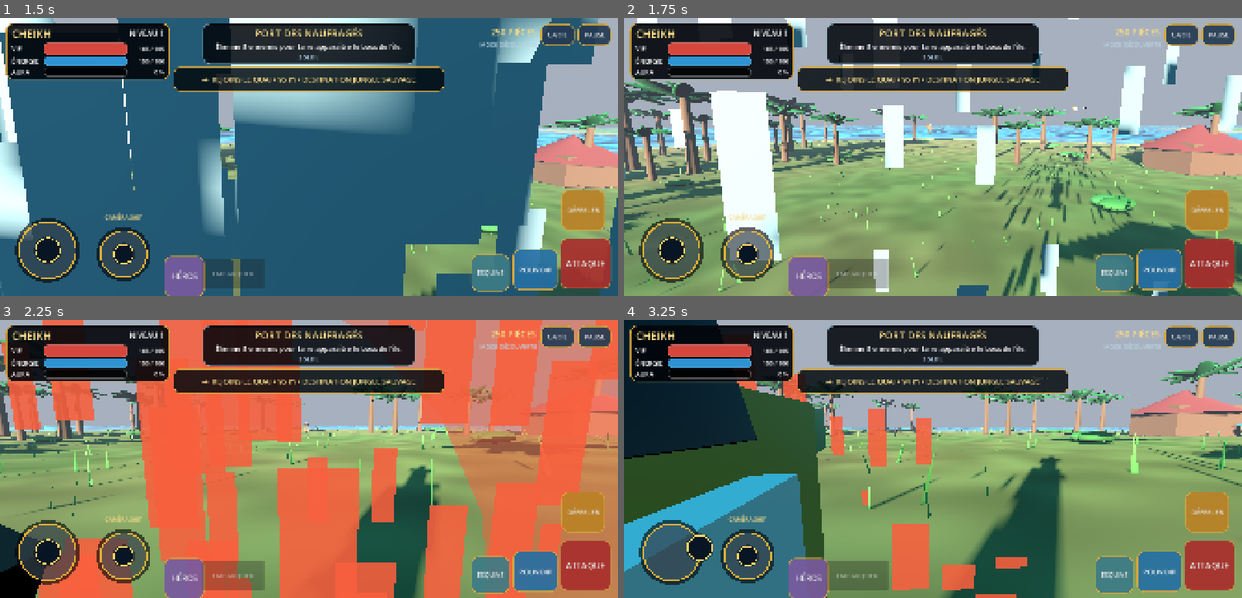
Above: before the commit, frames 1-4 (two rows, left to right).
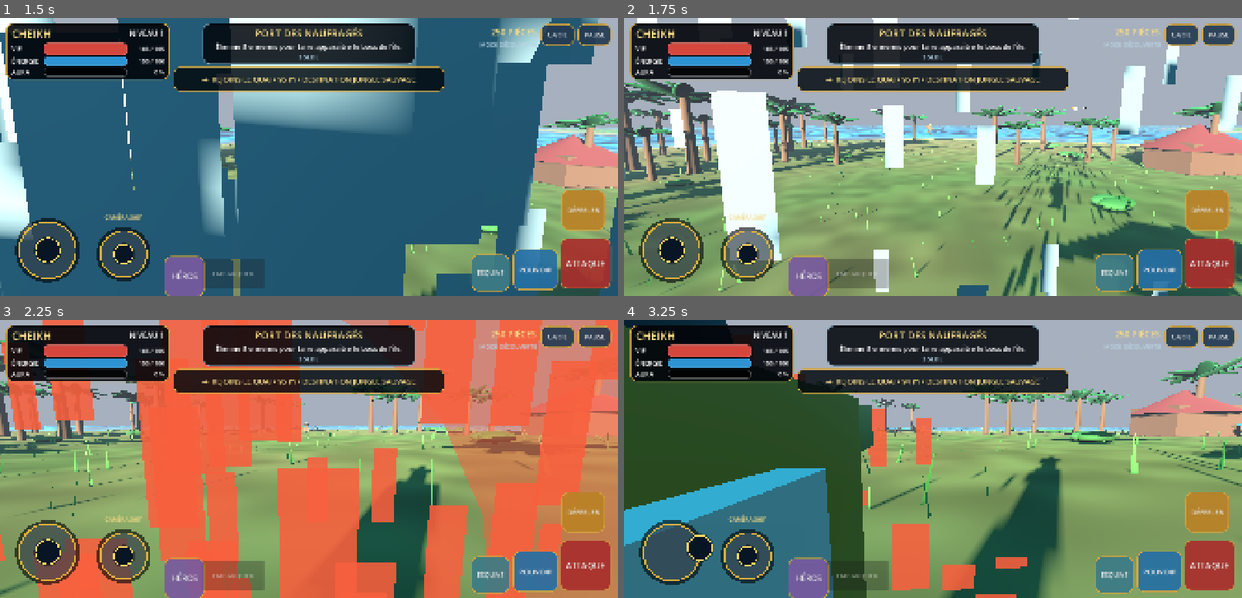
Above: after the commit, the same moments.

Repository: Chasmet/Chk-pirate-warrior-
Game: Godot game, scene res://scenes/main.tscn
Two runs of this game, one before a commit and one after it. Both use one fixed random seed, a clock stepped at 60 frames per second and the inputs below.
Inputs (mouse positions are in pixels of both pictures, inside the frame that each line leads up to):
- Up to frame 1 (1.5 s): click (123, 84) at 0.52 s; click "COMMENCER" at 1.25 s
- Up to frame 2 (1.75 s): no input
- Up to frame 3 (2.25 s): drag from (414, 495) to (370, 397) at 2.02 s
- Up to frame 4 (3.25 s): drag from (673, 553) to (902, 514) at 2.77 s

Frame 1 is identical in both runs. In frame 2, 0.1% of the frame differs, in the area x 67-72%, y 60-100%; in frame 3, 1.7%; in frame 4, 14%, in the area x 0-72%, y 0-100%.

Commit message:
feat(animation): animer les héros 3D et le pilotage

Diff:
--- a/godot/scripts/hero_animator.gd
+++ b/godot/scripts/hero_animator.gd
@@ -5,6 +5,7 @@
 var animation_time := 0.0
 var attack_pose_time := 0.0
 var power_pose_time := 0.0
+var hurt_pose_time := 0.0
 var shake_strength := 0.0
 var previous_attack_cooldown := 0.0
 var previous_skill_cooldown := 0.0
@@ -13,6 +14,15 @@
 var tracked_visual_id := 0
 var displayed_frame := -1
 var camera_rest_position := Vector3.ZERO
+var model: Node3D
+var torso: Node3D
+var head: Node3D
+var left_arm: Node3D
+var right_arm: Node3D
+var left_leg: Node3D
+var right_leg: Node3D
+var coat: Node3D
+var weapon: Node3D
 
 func bind(player: PlayerController) -> void:
 	controller = player
@@ -31,24 +41,18 @@
 		displayed_frame = -1
 		attack_pose_time = 0.0
 		power_pose_time = 0.0
-
-	if controller.boat_mode:
-		animation_time += delta
-		visual.scale = Vector3.ONE
-		var pilot_sprite := visual.get_node_or_null("RigVisuel/CharacterArt") as Sprite3D
-		if pilot_sprite != null:
-			pilot_sprite.position.y = float(HeroFactory.HEROES[controller.hero_id]["sprite_y"]) + sin(animation_time * 2.6) * 0.008
-		_update_camera_feedback()
-		return
+		hurt_pose_time = 0.0
+		_cache_rig(visual)
 
 	animation_time += delta
 	if controller.attack_cooldown > previous_attack_cooldown + 0.06:
-		attack_pose_time = 0.34 if controller.hero_id == "yvane" else 0.42
+		attack_pose_time = 0.34 if controller.hero_id == "yvane" else 0.44
 		shake_strength = maxf(shake_strength, 0.13 if controller.hero_id == "yvane" else 0.20)
 	if controller.skill_cooldown > previous_skill_cooldown + 0.12:
-		power_pose_time = 0.78
+		power_pose_time = 0.80
 		shake_strength = maxf(shake_strength, 0.42)
 	if controller.health < previous_health - 0.1:
+		hurt_pose_time = 0.34
 		shake_strength = maxf(shake_strength, 0.55)
 	if controller.aura_time > previous_aura_time + 1.0:
 		power_pose_time = 1.05
@@ -60,8 +64,29 @@
 	previous_aura_time = controller.aura_time
 	attack_pose_time = maxf(0.0, attack_pose_time - delta)
 	power_pose_time = maxf(0.0, power_pose_time - delta)
+	hurt_pose_time = maxf(0.0, hurt_pose_time - delta)
 	shake_strength = move_toward(shake_strength, 0.0, delta * 3.4)
 
+	if controller.boat_mode:
+		_update_boat_pose(delta, visual)
+	else:
+		_update_land_pose(delta, visual)
+	_update_camera_feedback()
+
+func _cache_rig(visual: Node3D) -> void:
+	model = visual.get_node_or_null("RigVisuel/Model3D") as Node3D
+	torso = visual.get_node_or_null("RigVisuel/Model3D/Torse") as Node3D
+	head = visual.get_node_or_null("RigVisuel/Model3D/Tete") as Node3D
+	left_arm = visual.get_node_or_null("RigVisuel/Model3D/BrasGauche") as Node3D
+	right_arm = visual.get_node_or_null("RigVisuel/Model3D/BrasDroit") as Node3D
+	left_leg = visual.get_node_or_null("RigVisuel/Model3D/JambeGauche") as Node3D
+	right_leg = visual.get_node_or_null("RigVisuel/Model3D/JambeDroite") as Node3D
+	coat = visual.get_node_or_null("RigVisuel/Model3D/Torse/Manteau") as Node3D
+	weapon = visual.get_node_or_null("RigVisuel/Model3D/BrasDroit/Arme") as Node3D
+	if is_instance_valid(model):
+		model.visible = true
+
+func _update_land_pose(delta: float, visual: Node3D) -> void:
 	var horizontal_speed := Vector2(controller.velocity.x, controller.velocity.z).length()
 	var movement := clampf(horizontal_speed / maxf(controller._movement_speed(), 0.1), 0.0, 1.0)
 	var frame := 0
@@ -71,26 +96,100 @@
 		frame = 2
 	elif movement > 0.12:
 		frame = 1
-
+	_update_compatibility_sprite(visual, frame, movement)
+
+	var stride := sin(animation_time * lerpf(7.0, 12.8, movement)) * movement
+	var breathing := sin(animation_time * 2.8) * 0.012
+	var running_bob := absf(sin(animation_time * 12.8)) * 0.055 * movement
+	var target_torso_yaw := 0.0
+	var target_torso_pitch := breathing * 0.55
+	var target_head_yaw := sin(animation_time * 1.35) * 0.035 * (1.0 - movement)
+	var left_arm_pitch := stride * 0.78
+	var right_arm_pitch := -stride * 0.78
+	var left_leg_pitch := -stride * 0.74
+	var right_leg_pitch := stride * 0.74
+	var arm_roll := 0.08
+
+	if attack_pose_time > 0.0:
+		var attack_phase := 1.0 - attack_pose_time / (0.34 if controller.hero_id == "yvane" else 0.44)
+		var swing := sin(clampf(attack_phase, 0.0, 1.0) * PI)
+		target_torso_yaw = -0.42 * swing
+		right_arm_pitch = -1.45 + swing * 2.15
+		left_arm_pitch = 0.35 - swing * 0.45
+		right_leg_pitch *= 0.28
+		left_leg_pitch *= 0.28
+	elif power_pose_time > 0.0 or controller.aura_time > 0.0:
+		var pulse := 0.82 + sin(animation_time * 8.0) * 0.12
+		left_arm_pitch = -0.78
+		right_arm_pitch = -0.78
+		arm_roll = pulse
+		target_torso_pitch = -0.10
+	elif hurt_pose_time > 0.0:
+		target_torso_pitch = 0.28
+		target_torso_yaw = sin(animation_time * 24.0) * 0.18
+		left_arm_pitch = 0.42
+		right_arm_pitch = 0.42
+
+	_pose_node(torso, Vector3(target_torso_pitch, target_torso_yaw, 0.0), delta, 13.0)
+	_pose_node(head, Vector3(-target_torso_pitch * 0.35, target_head_yaw - target_torso_yaw * 0.28, 0.0), delta, 12.0)
+	_pose_node(left_arm, Vector3(left_arm_pitch, 0.0, -arm_roll), delta, 16.0)
+	_pose_node(right_arm, Vector3(right_arm_pitch, 0.0, arm_roll), delta, 16.0)
+	_pose_node(left_leg, Vector3(left_leg_pitch, 0.0, 0.0), delta, 18.0)
+	_pose_node(right_leg, Vector3(right_leg_pitch, 0.0, 0.0), delta, 18.0)
+
+	if is_instance_valid(coat):
+		coat.rotation.x = lerp_angle(coat.rotation.x, -movement * 0.18 + sin(animation_time * 6.0) * 0.025, 1.0 - exp(-8.0 * delta))
+	if is_instance_valid(weapon):
+		weapon.rotation.z = lerp_angle(weapon.rotation.z, sin(animation_time * 3.0) * 0.025, 1.0 - exp(-9.0 * delta))
+	if is_instance_valid(model):
+		model.position.y = breathing + running_bob
+		model.rotation.z = lerp_angle(model.rotation.z, stride * movement * 0.022, 1.0 - exp(-10.0 * delta))
+
+	visual.position = Vector3.ZERO
+	visual.rotation = Vector3.ZERO
+	var pulse_scale := 1.0
+	if power_pose_time > 0.0:
+		pulse_scale += sin(animation_time * 18.0) * 0.025
+	visual.scale = visual.scale.lerp(Vector3.ONE * pulse_scale, 1.0 - exp(-12.0 * delta))
+
+func _update_boat_pose(delta: float, visual: Node3D) -> void:
+	_update_compatibility_sprite(visual, 0, 0.0)
+	var active_input := controller._active_move_input()
+	var steering := active_input.x
+	var wave := sin(animation_time * 2.6) * (0.025 + controller.sea_state * 0.035)
+	var throttle := clampf(-active_input.y, -1.0, 1.0)
+	var helm_turn := clampf(steering, -1.0, 1.0)
+	_pose_node(torso, Vector3(-0.10 + absf(throttle) * 0.05, helm_turn * 0.18, -helm_turn * 0.05), delta, 10.0)
+	_pose_node(head, Vector3(0.03, helm_turn * 0.22, 0.0), delta, 9.0)
+	_pose_node(left_arm, Vector3(-1.05, -0.24, -0.38 - helm_turn * 0.16), delta, 14.0)
+	_pose_node(right_arm, Vector3(-1.05, 0.24, 0.38 - helm_turn * 0.16), delta, 14.0)
+	_pose_node(left_leg, Vector3(0.16, 0.0, -0.08), delta, 10.0)
+	_pose_node(right_leg, Vector3(0.16, 0.0, 0.08), delta, 10.0)
+	if is_instance_valid(model):
+		model.position.y = wave
+		model.rotation.z = lerp_angle(model.rotation.z, -helm_turn * 0.035, 1.0 - exp(-6.0 * delta))
+	visual.scale = visual.scale.lerp(Vector3.ONE, 1.0 - exp(-12.0 * delta))
+
+func _update_compatibility_sprite(visual: Node3D, frame: int, movement: float) -> void:
 	var sprite := visual.get_node_or_null("RigVisuel/CharacterArt") as Sprite3D
-	if sprite != null:
-		sprite.frame = frame
-		if frame != displayed_frame:
-			displayed_frame = frame
-			controller.emit_hero_pose(frame)
-		var breathing := sin(animation_time * 3.2) * 0.010
-		var running_bob := absf(sin(animation_time * 12.0)) * 0.045 * movement
-		sprite.position.y = float(HeroFactory.HEROES[controller.hero_id]["sprite_y"]) + breathing + running_bob
-		sprite.modulate = Color.WHITE.lerp(Color(HeroFactory.HEROES[controller.hero_id]["aura"]), 0.08 if controller.aura_time > 0.0 else 0.0)
-
-	var stride := sin(animation_time * 12.0)
-	visual.position = Vector3(0.0, 0.0, 0.0)
-	visual.rotation = Vector3(0.0, 0.0, stride * movement * 0.018)
-	var pulse := 1.0
-	if power_pose_time > 0.0:
-		pulse += sin(animation_time * 18.0) * 0.025
-	visual.scale = Vector3.ONE * pulse
-	_update_camera_feedback()
+	if sprite == null:
+		return
+	sprite.frame = clampi(frame, 0, maxi(0, sprite.hframes - 1))
+	if frame != displayed_frame:
+		displayed_frame = frame
+		controller.emit_hero_pose(frame)
+	var breathing := sin(animation_time * 3.2) * 0.010
+	var running_bob := absf(sin(animation_time * 12.0)) * 0.045 * movement
+	sprite.position.y = float(HeroFactory.HEROES[controller.hero_id]["sprite_y"]) + breathing + running_bob
+	sprite.modulate = Color.WHITE.lerp(Color(HeroFactory.HEROES[controller.hero_id]["aura"]), 0.08 if controller.aura_time > 0.0 else 0.0)
+
+func _pose_node(node: Node3D, target: Vector3, delta: float, response: float) -> void:
+	if not is_instance_valid(node):
+		return
+	var weight := 1.0 - exp(-response * delta)
+	node.rotation.x = lerp_angle(node.rotation.x, target.x, weight)
+	node.rotation.y = lerp_angle(node.rotation.y, target.y, weight)
+	node.rotation.z = lerp_angle(node.rotation.z, target.z, weight)
 
 func _update_camera_feedback() -> void:
 	if not is_instance_valid(controller.camera):
